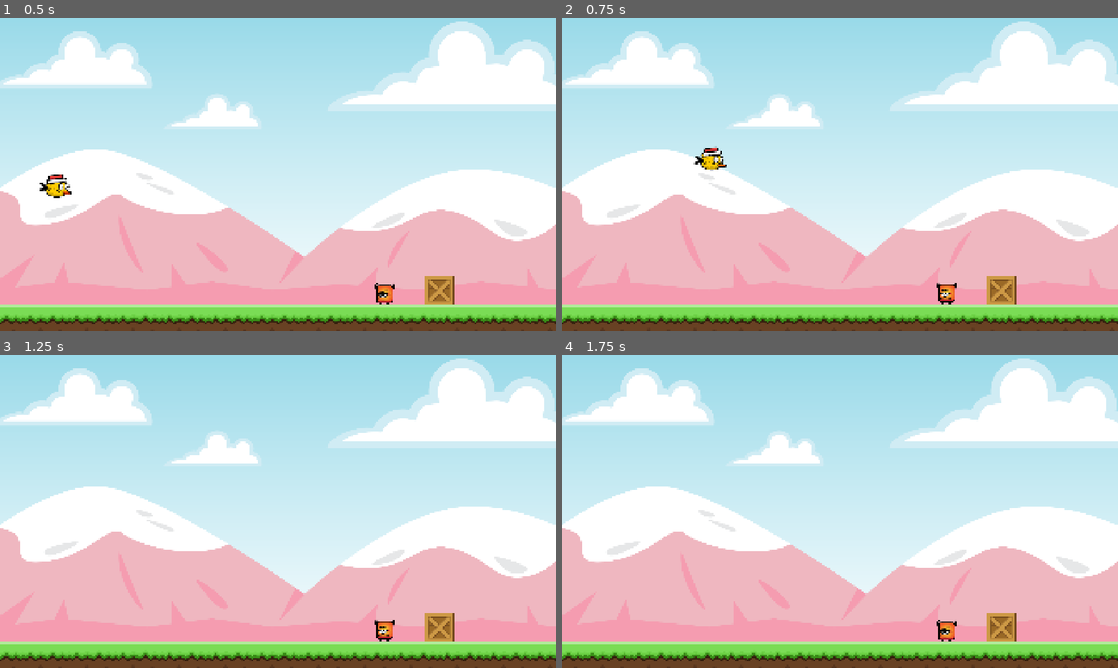
Above: before the commit, frames 1-4 (two rows, left to right).
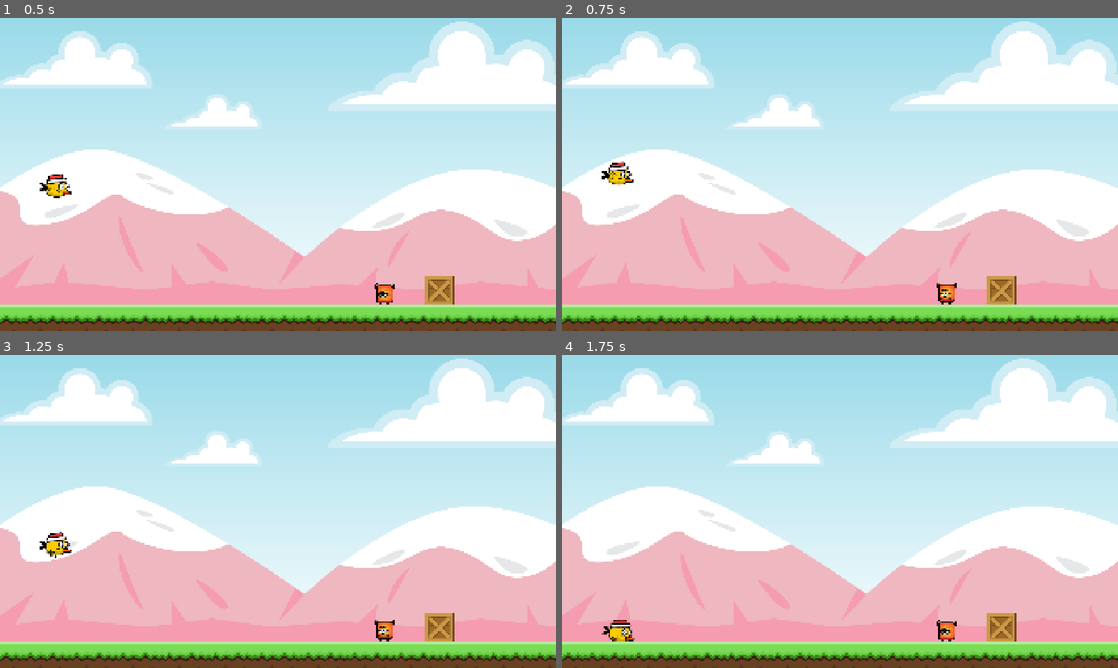
Above: after the commit, the same moments.

Repository: Sergiodevelopersk8/godotcurso2
Game: Godot game, scene res://scenes/levels/level.tscn
Same seed, same stepped clock (60 frames per second), same inputs: the game is played once before the commit and once after it.
Inputs (mouse positions are in pixels of both pictures, inside the frame that each line leads up to):
- Up to frame 1 (0.5 s): no input
- Up to frame 2 (0.75 s): tap Enter at 0.5 s; drag from (617, 187) to (895, 105) at 0.52 s
- Up to frame 3 (1.25 s): no input
- Up to frame 4 (1.75 s): drag from (728, 527) to (812, 574) at 1.27 s

Frame 1 is identical in both runs. In frame 2, 0.5% of the frame differs, in the area x 7-30%, y 40-54%; in frame 3, 0.3%; in frame 4, 0.3%.

Commit message:
paso al video 87

Diff:
--- a/anfry-birds-clone/Scripts/player.gd
+++ b/anfry-birds-clone/Scripts/player.gd
@@ -3,9 +3,10 @@
 
 @export var force_multiplayer:float
 
+var max_drag_distance = 150.0
 var is_dragged = false
 var start_position
-var force_vector
+
 
 func _ready() -> void:
 	#posicion del player
@@ -14,12 +15,32 @@
 	sleeping_state_changed.connect(_on_sleeping_state_changed)
 
 
+
+
+
 func _physics_process(_delta: float) -> void:
 	if is_dragged:
-		#develve la posicion del cursor del mouse
-		position = get_global_mouse_position()
+		drag()
+		check_release()
 
 
+func check_release():
+	if Input.is_action_just_released("drag"):
+		launch()
+
+func  drag():
+	#develve la posicion del cursor del mouse
+	var mouse_position = get_global_mouse_position()
+	var drag_vector = mouse_position - start_position
+
+	if drag_vector.length() > max_drag_distance:
+		#delimitar posicion
+		drag_vector = drag_vector.normalized() * max_drag_distance
+
+	if drag_vector.x > 0:
+		drag_vector.x = 0
+
+	position = start_position + drag_vector
 
 
 func _on_input_event(_viewport: Node, event: InputEvent, _shape_idx: int) -> void:
@@ -27,8 +48,6 @@
 	if event.is_action_pressed("drag"):
 		is_dragged = true
 
-	if event.is_action_released("drag"):
-		launch()
 
 
 func launch():
@@ -36,7 +55,7 @@
 	#aqui es para que el player no se quede estatico y tenga gravedad
 	freeze = false
 	#obtenemos el vector de la posicion del player a la posicion actual
-	force_vector = start_position - position
+	var force_vector = start_position - position
 
 	#aplicar la fuerza instataneamente
 	apply_impulse(force_vector * force_multiplayer)
